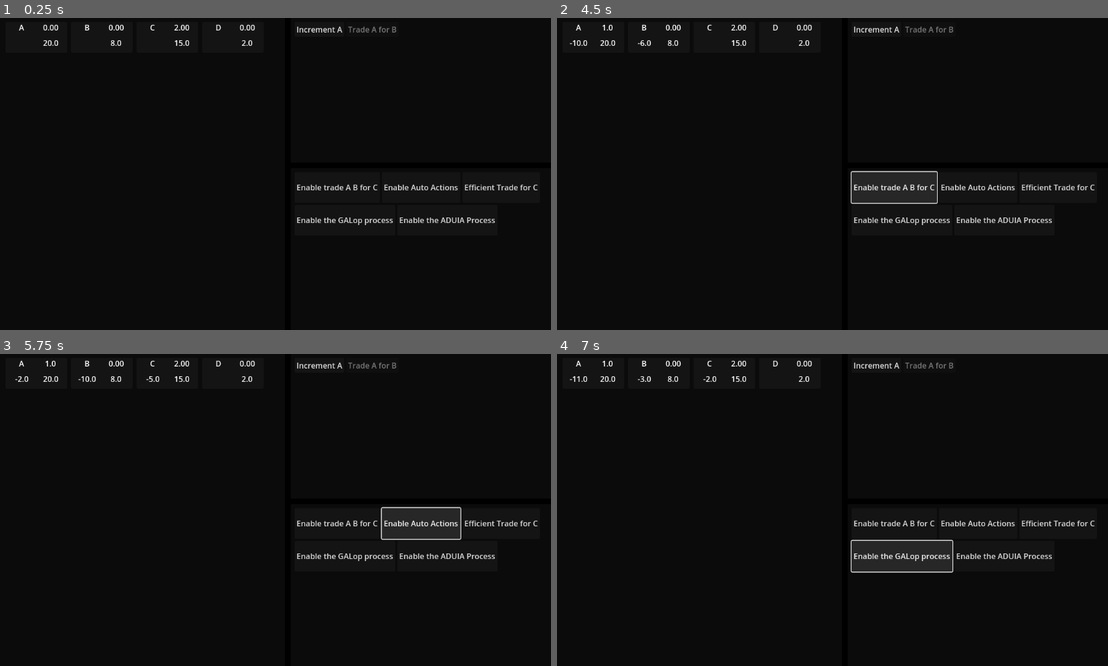
Above: before the commit, frames 1-4 (two rows, left to right).
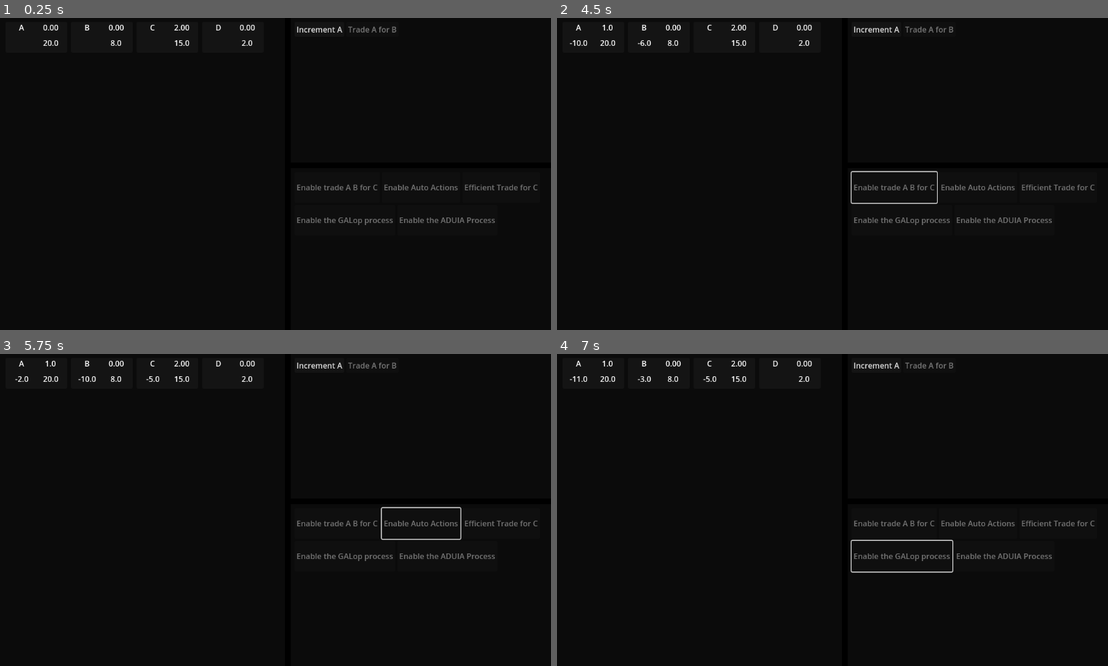
Above: after the commit, the same moments.

Repository: Carth501/The-Big-Grid
Game: Godot game, scene res://scenes/Game.tscn
Two runs of this game, one before a commit and one after it. Both use one fixed random seed, a clock stepped at 60 frames per second and the inputs below.
Inputs (mouse positions are in pixels of both pictures, inside the frame that each line leads up to):
- Up to frame 1 (0.25 s): no input
- Up to frame 2 (4.5 s): click "[center]A[/center]" at 0.5 s; click "[center]B[/center]" at 1.25 s; click "[center]C[/center]" at 2 s; click "[center]D[/center]" at 2.75 s; click "Increment A" at 3.5 s; click (893, 186) at 4.25 s, where only the run before the commit has a clickable "Enable trade A B for C"
- Up to frame 3 (5.75 s): click (418, 522) at 5 s, where only the run before the commit has a clickable "Enable Auto Actions"
- Up to frame 4 (7 s): click (1058, 522) at 5.75 s, where only the run before the commit has a clickable "Efficient Trade for C"; click (904, 556) at 6.5 s, where only the run before the commit has a clickable "Enable the GALop process"

The runs differ from the first frame. In frame 1, 0.6% of the frame differs, in the area x 53-98%, y 53-67%; in frame 2, 0.7%; in frame 3, 0.7%; in frame 4, 0.7%, in the area x 26-98%, y 7-67%.

Commit message:
disable unaffordable developments

Diff:
--- a/data/developments.json
+++ b/data/developments.json
@@ -31,7 +31,7 @@
 	"more_efficient_C": {
 		"cost": {
 			"C": {
-				"deltas": [-2]
+				"deltas": [-3]
 			},
 			"B": {
 				"deltas": [-3]
@@ -50,7 +50,7 @@
 				"deltas": [-3]
 			},
 			"C": {
-				"deltas": [-2]
+				"deltas": [-5]
 			}
 		},
 		"actions": [
--- a/scripts/display/DevButton.gd
+++ b/scripts/display/DevButton.gd
@@ -13,9 +13,14 @@
 func connect_to_logic(dev : Development):
 	disabled = dev.completed
 	dev.complete.connect(disable)
+	dev.update_availability.connect(set_enabled)
+	set_enabled(dev.available)
 
 func disable():
 	disabled = true
+
+func set_enabled(setting):
+	disabled = !setting
 
 func trigger():
 	attempt.emit(id)
